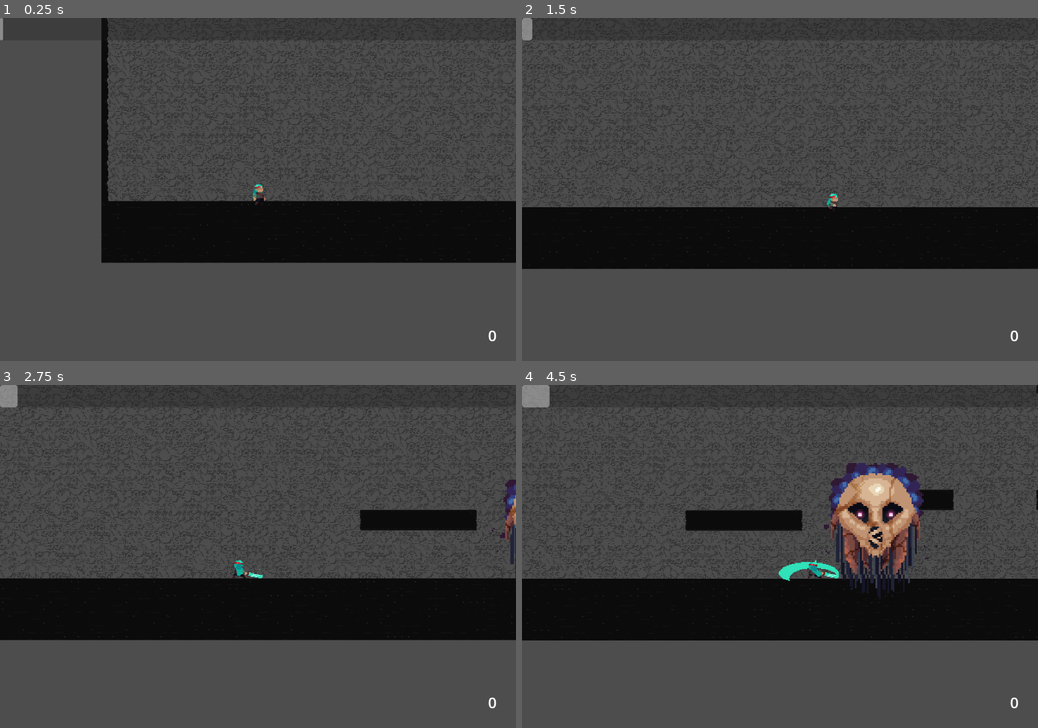
Above: before the commit, frames 1-4 (two rows, left to right).
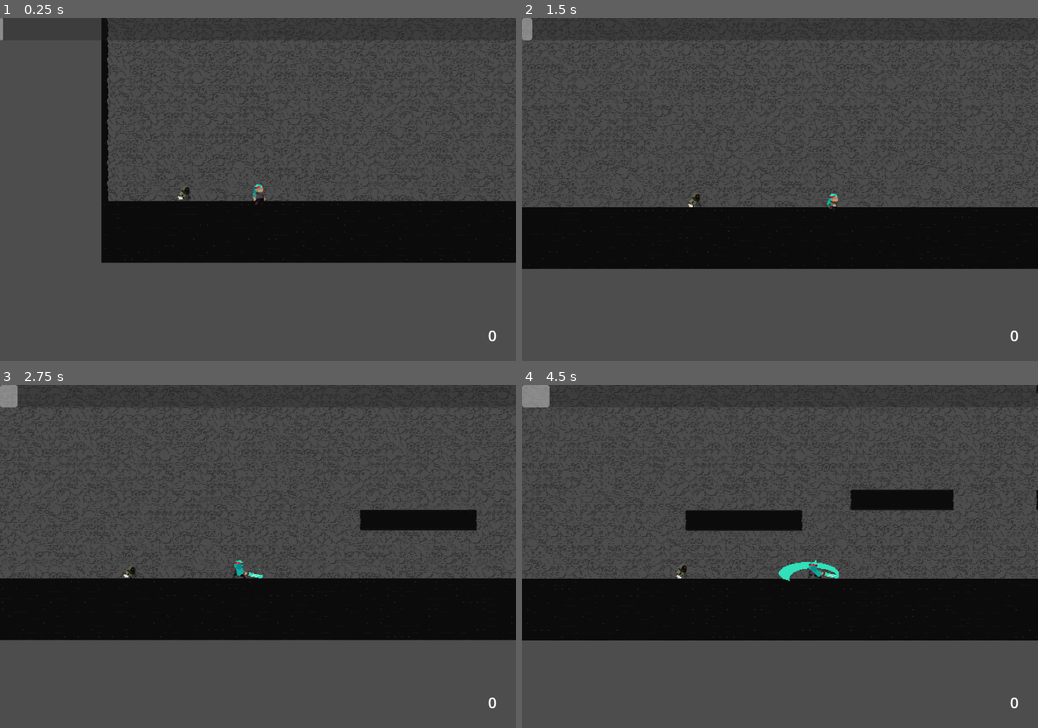
Above: after the commit, the same moments.

Repository: samsamfisher/Project_M
Game: Godot game, scene res://Scènes/main.tscn
Two runs of this game, one before a commit and one after it. Both use one fixed random seed, a clock stepped at 60 frames per second and the inputs below.
Inputs (mouse positions are in pixels of both pictures, inside the frame that each line leads up to):
- Up to frame 1 (0.25 s): no input
- Up to frame 2 (1.5 s): move the mouse to (893, 172) at 0.52 s; hold D (move_right) from 0.53 s (still down); tap Space (jump) at 0.6, 0.77, 1.07 s; move the mouse to (676, 206) at 1.27 s; tap Shift (dash) at 1.35 s
- Up to frame 3 (2.75 s): tap Space (jump) at 1.52, 1.55, 1.82, 2.3 s; move the mouse to (309, 481) at 2.02 s; release D (move_right) at 2.03 s; hold A (move_left) from 2.03 s (still down); click (309, 481) at 2.1 s
- Up to frame 4 (4.5 s): move the mouse to (754, 625) at 2.77 s; release A (move_left) at 2.78 s; hold D (move_right) 2.78-4.28 s; tap Space (jump) at 2.85, 3.02, 3.32, 3.77, 3.8, 4.07 s; move the mouse to (934, 607) at 3.52 s; tap Shift (dash) at 3.6 s; move the mouse to (625, 505) at 4.27 s; hold A (move_left) from 4.28 s (still down); click (625, 505) at 4.35 s

The runs differ from the first frame. In frame 1, less than 0.1% of the frame differs, in the area x 34-37%, y 49-54%; in frame 2, less than 0.1%; in frame 3, 0.4%; in frame 4, 4.9%, in the area x 29-81%, y 22-63%.

Commit message:
ennemie patrouille entre deux points

Diff:
--- /dev/null
+++ b/Scripts/enemy_patrol.gd
@@ -0,0 +1,43 @@
+extends CharacterBody2D
+
+
+@export var marker2D1: Marker2D
+@export var marker2D2: Marker2D
+var cible
+
+const SPEED = 300.0
+const JUMP_VELOCITY = -400.0
+@onready var sprite: AnimatedSprite2D = $AnimatedSprite2D  # adapte si tu utilises AnimatedSprite2D
+enum {PATROL,CHASE}
+
+func _ready() -> void:
+	cible = marker2D1
+
+func _physics_process(delta: float) -> void:
+	# Add the gravity.
+	if not is_on_floor():
+		velocity += get_gravity() * delta
+
+
+	# Get the input direction and handle the movement/deceleration.
+	# As good practice, you should replace UI actions with custom gameplay actions.
+
+	if abs(cible.global_position.x - global_position.x) <= 10:
+		if cible == marker2D1:
+			cible = marker2D2
+		else:
+			cible = marker2D1
+
+	velocity.x = sign(cible.global_position.x - global_position.x) * SPEED
+
+
+	move_and_slide()
+
+	if not is_on_floor() and velocity.y < 0:
+		sprite.play("jump")
+	elif not is_on_floor() and velocity.y >= 0:
+		sprite.play("fall")
+	elif is_on_floor() and velocity.x != 0:
+		sprite.play("run")
+	else:
+		sprite.play("idle")
--- /dev/null
+++ b/Scènes/enemy_patrol.tscn
@@ -0,0 +1,173 @@
+[gd_scene format=3 uid="uid://sfh74fw27ypb"]
+
+[ext_resource type="Texture2D" uid="uid://bewufn6f3a8gw" path="res://Sprite/Enemies/Patrol/Dagger Bandit/Dagger Bandit-Idle.png" id="1_7gfvu"]
+[ext_resource type="Script" uid="uid://i080ddjdeu6f" path="res://Scripts/enemy_patrol.gd" id="1_bcjca"]
+[ext_resource type="Texture2D" uid="uid://b1awmsneqq346" path="res://Sprite/Enemies/Patrol/Dagger Bandit/Dagger Bandit-Fall.png" id="2_ms3gq"]
+[ext_resource type="Texture2D" uid="uid://b1km22vm2joff" path="res://Sprite/Enemies/Patrol/Dagger Bandit/Dagger Bandit-Jump.png" id="4_0i1ri"]
+[ext_resource type="Texture2D" uid="uid://c0holnwf4lmdj" path="res://Sprite/Enemies/Patrol/Dagger Bandit/Dagger Bandit-Run.png" id="5_fpa6x"]
+
+[sub_resource type="CapsuleShape2D" id="CapsuleShape2D_3bi54"]
+height = 20.0
+
+[sub_resource type="AtlasTexture" id="AtlasTexture_cxupv"]
+atlas = ExtResource("2_ms3gq")
+region = Rect2(0, 0, 128, 78)
+
+[sub_resource type="AtlasTexture" id="AtlasTexture_gxv4x"]
+atlas = ExtResource("1_7gfvu")
+region = Rect2(0, 0, 128, 78)
+
+[sub_resource type="AtlasTexture" id="AtlasTexture_rcg7n"]
+atlas = ExtResource("1_7gfvu")
+region = Rect2(128, 0, 128, 78)
+
+[sub_resource type="AtlasTexture" id="AtlasTexture_fwikq"]
+atlas = ExtResource("1_7gfvu")
+region = Rect2(256, 0, 128, 78)
+
+[sub_resource type="AtlasTexture" id="AtlasTexture_eqtyy"]
+atlas = ExtResource("1_7gfvu")
+region = Rect2(384, 0, 128, 78)
+
+[sub_resource type="AtlasTexture" id="AtlasTexture_umnhi"]
+atlas = ExtResource("1_7gfvu")
+region = Rect2(512, 0, 128, 78)
+
+[sub_resource type="AtlasTexture" id="AtlasTexture_ci03k"]
+atlas = ExtResource("1_7gfvu")
+region = Rect2(640, 0, 128, 78)
+
+[sub_resource type="AtlasTexture" id="AtlasTexture_fpvd1"]
+atlas = ExtResource("1_7gfvu")
+region = Rect2(768, 0, 128, 78)
+
+[sub_resource type="AtlasTexture" id="AtlasTexture_kq6rh"]
+atlas = ExtResource("1_7gfvu")
+region = Rect2(896, 0, 128, 78)
+
+[sub_resource type="AtlasTexture" id="AtlasTexture_vxqv1"]
+atlas = ExtResource("4_0i1ri")
+region = Rect2(0, 0, 128, 78)
+
+[sub_resource type="AtlasTexture" id="AtlasTexture_bwyjg"]
+atlas = ExtResource("5_fpa6x")
+region = Rect2(0, 0, 128, 78)
+
+[sub_resource type="AtlasTexture" id="AtlasTexture_01ytt"]
+atlas = ExtResource("5_fpa6x")
+region = Rect2(128, 0, 128, 78)
+
+[sub_resource type="AtlasTexture" id="AtlasTexture_20m53"]
+atlas = ExtResource("5_fpa6x")
+region = Rect2(256, 0, 128, 78)
+
+[sub_resource type="AtlasTexture" id="AtlasTexture_aux24"]
+atlas = ExtResource("5_fpa6x")
+region = Rect2(384, 0, 128, 78)
+
+[sub_resource type="AtlasTexture" id="AtlasTexture_l2mgh"]
+atlas = ExtResource("5_fpa6x")
+region = Rect2(512, 0, 128, 78)
+
+[sub_resource type="AtlasTexture" id="AtlasTexture_1yade"]
+atlas = ExtResource("5_fpa6x")
+region = Rect2(640, 0, 128, 78)
+
+[sub_resource type="AtlasTexture" id="AtlasTexture_qamtn"]
+atlas = ExtResource("5_fpa6x")
+region = Rect2(768, 0, 128, 78)
+
+[sub_resource type="AtlasTexture" id="AtlasTexture_acirf"]
+atlas = ExtResource("5_fpa6x")
+region = Rect2(896, 0, 128, 78)
+
+[sub_resource type="SpriteFrames" id="SpriteFrames_k6n66"]
+animations = [{
+"frames": [{
+"duration": 1.0,
+"texture": SubResource("AtlasTexture_cxupv")
+}],
+"loop": true,
+"name": &"fall",
+"speed": 5.0
+}, {
+"frames": [{
+"duration": 1.0,
+"texture": SubResource("AtlasTexture_gxv4x")
+}, {
+"duration": 1.0,
+"texture": SubResource("AtlasTexture_rcg7n")
+}, {
+"duration": 1.0,
+"texture": SubResource("AtlasTexture_fwikq")
+}, {
+"duration": 1.0,
+"texture": SubResource("AtlasTexture_eqtyy")
+}, {
+"duration": 1.0,
+"texture": SubResource("AtlasTexture_umnhi")
+}, {
+"duration": 1.0,
+"texture": SubResource("AtlasTexture_ci03k")
+}, {
+"duration": 1.0,
+"texture": SubResource("AtlasTexture_fpvd1")
+}, {
+"duration": 1.0,
+"texture": SubResource("AtlasTexture_kq6rh")
+}],
+"loop": true,
+"name": &"idle",
+"speed": 12.0
+}, {
+"frames": [{
+"duration": 1.0,
+"texture": SubResource("AtlasTexture_vxqv1")
+}],
+"loop": true,
+"name": &"jump",
+"speed": 5.0
+}, {
+"frames": [{
+"duration": 1.0,
+"texture": SubResource("AtlasTexture_bwyjg")
+}, {
+"duration": 1.0,
+"texture": SubResource("AtlasTexture_01ytt")
+}, {
+"duration": 1.0,
+"texture": SubResource("AtlasTexture_20m53")
+}, {
+"duration": 1.0,
+"texture": SubResource("AtlasTexture_aux24")
+}, {
+"duration": 1.0,
+"texture": SubResource("AtlasTexture_l2mgh")
+}, {
+"duration": 1.0,
+"texture": SubResource("AtlasTexture_1yade")
+}, {
+"duration": 1.0,
+"texture": SubResource("AtlasTexture_qamtn")
+}, {
+"duration": 1.0,
+"texture": SubResource("AtlasTexture_acirf")
+}],
+"loop": true,
+"name": &"run",
+"speed": 12.0
+}]
+
+[node name="EnemyPatrol" type="CharacterBody2D" unique_id=97726162]
+scale = Vector2(2, 2)
+collision_layer = 32
+collision_mask = 60
+script = ExtResource("1_bcjca")
+
+[node name="CollisionShape2D" type="CollisionShape2D" parent="." unique_id=1891331053]
+shape = SubResource("CapsuleShape2D_3bi54")
+
+[node name="AnimatedSprite2D" type="AnimatedSprite2D" parent="." unique_id=1293252749]
+position = Vector2(22, -24)
+sprite_frames = SubResource("SpriteFrames_k6n66")
+animation = &"fall"
--- a/Scènes/main.tscn
+++ b/Scènes/main.tscn
@@ -6,6 +6,7 @@
 [ext_resource type="PackedScene" uid="uid://b46j3mg31oo7v" path="res://Scènes/hud.tscn" id="4_x6jp7"]
 [ext_resource type="PackedScene" uid="uid://8bg2ffsi8yu5" path="res://Scènes/trigger_box_spawn.tscn" id="5_ncfxm"]
 [ext_resource type="PackedScene" uid="uid://01drnicps072" path="res://Scènes/victory_menu.tscn" id="6_woylh"]
+[ext_resource type="PackedScene" uid="uid://sfh74fw27ypb" path="res://Scènes/enemy_patrol.tscn" id="7_2f0x7"]
 
 [node name="Main" type="Node2D" unique_id=1805071930]
 
@@ -35,9 +36,20 @@
 [node name="HUD" parent="." unique_id=1241412000 instance=ExtResource("4_x6jp7")]
 
 [node name="TriggerBoxSpawn" parent="." unique_id=429258469 instance=ExtResource("5_ncfxm")]
-position = Vector2(473, 677)
+position = Vector2(15945, 672)
 
 [node name="Player" parent="." unique_id=557671400 instance=ExtResource("1_mijtf")]
 position = Vector2(348, 816)
 
 [node name="VictoryMenu" parent="." unique_id=1339370158 instance=ExtResource("6_woylh")]
+
+[node name="EnemyPatrol" parent="." unique_id=97726162 node_paths=PackedStringArray("marker2D1", "marker2D2") instance=ExtResource("7_2f0x7")]
+position = Vector2(253, 832)
+marker2D1 = NodePath("../PatrolPoint1")
+marker2D2 = NodePath("../PatrolPoint2")
+
+[node name="PatrolPoint1" type="Marker2D" parent="." unique_id=1162999779]
+position = Vector2(129, 835)
+
+[node name="PatrolPoint2" type="Marker2D" parent="." unique_id=378019182]
+position = Vector2(1832, 843)
--- a/project.godot
+++ b/project.godot
@@ -81,6 +81,7 @@
 2d_physics/layer_3="sword"
 2d_physics/layer_4="sol"
 2d_physics/layer_5="plateformes"
+2d_physics/layer_6="Enemies"
 
 [physics]
 
Not shown, added: Scripts/enemy_patrol.gd.uid
Binary file added: Sprite/Enemies/Patrol/Archer Bandit/Archer Bandit Sprite Sheet 85x112.png
Not shown, added: Sprite/Enemies/Patrol/Archer Bandit/Archer Bandit Sprite Sheet 85x112.png.import
Binary file added: Sprite/Enemies/Patrol/Archer Bandit/Archer Bandit Sprite Sheet without Bow 85x32.png
Not shown, added: Sprite/Enemies/Patrol/Archer Bandit/Archer Bandit Sprite Sheet without Bow 85x32.png.import
Binary file added: Sprite/Enemies/Patrol/Archer Bandit/Archer Bandit-Appear.png
Not shown, added: Sprite/Enemies/Patrol/Archer Bandit/Archer Bandit-Appear.png.import
Binary file added: Sprite/Enemies/Patrol/Archer Bandit/Archer Bandit-Attack 1.png
Not shown, added: Sprite/Enemies/Patrol/Archer Bandit/Archer Bandit-Attack 1.png.import
Binary file added: Sprite/Enemies/Patrol/Archer Bandit/Archer Bandit-Death.png
Not shown, added: Sprite/Enemies/Patrol/Archer Bandit/Archer Bandit-Death.png.import
Binary file added: Sprite/Enemies/Patrol/Archer Bandit/Archer Bandit-Fall.png
(and 36 more such lines)
